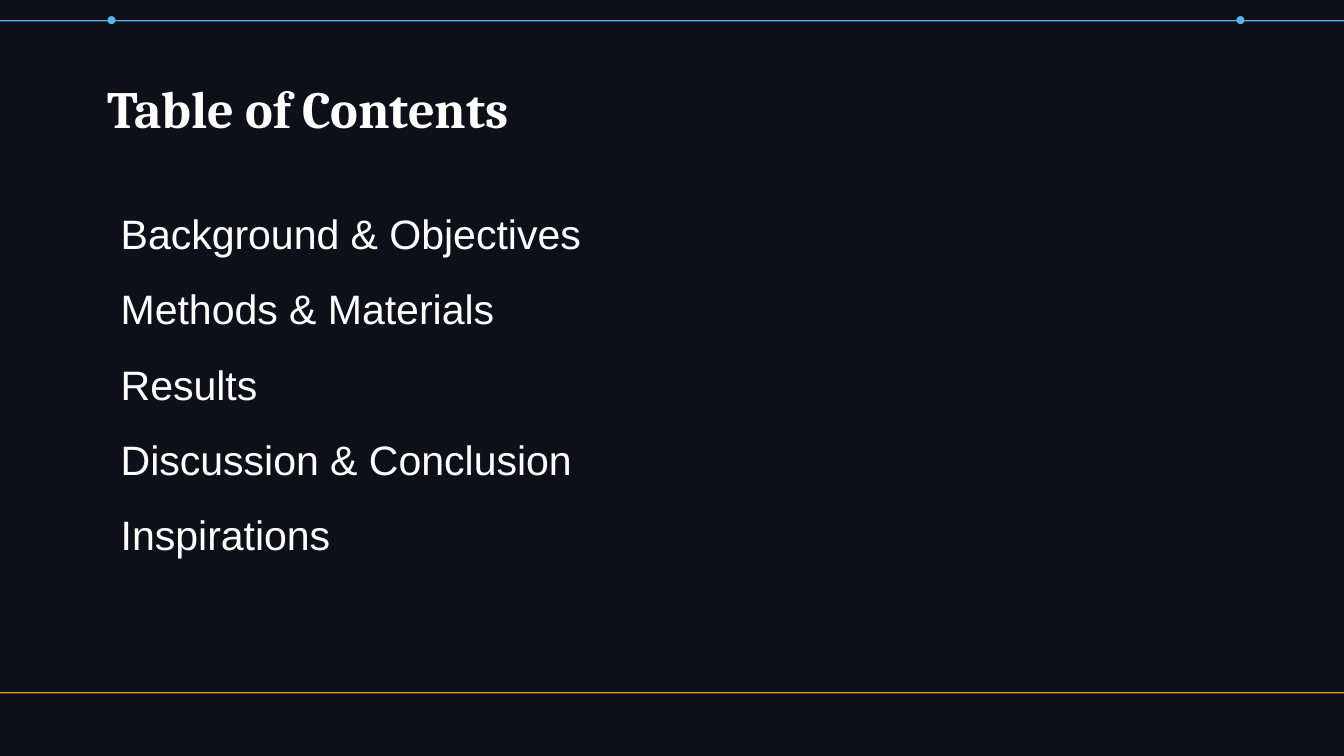
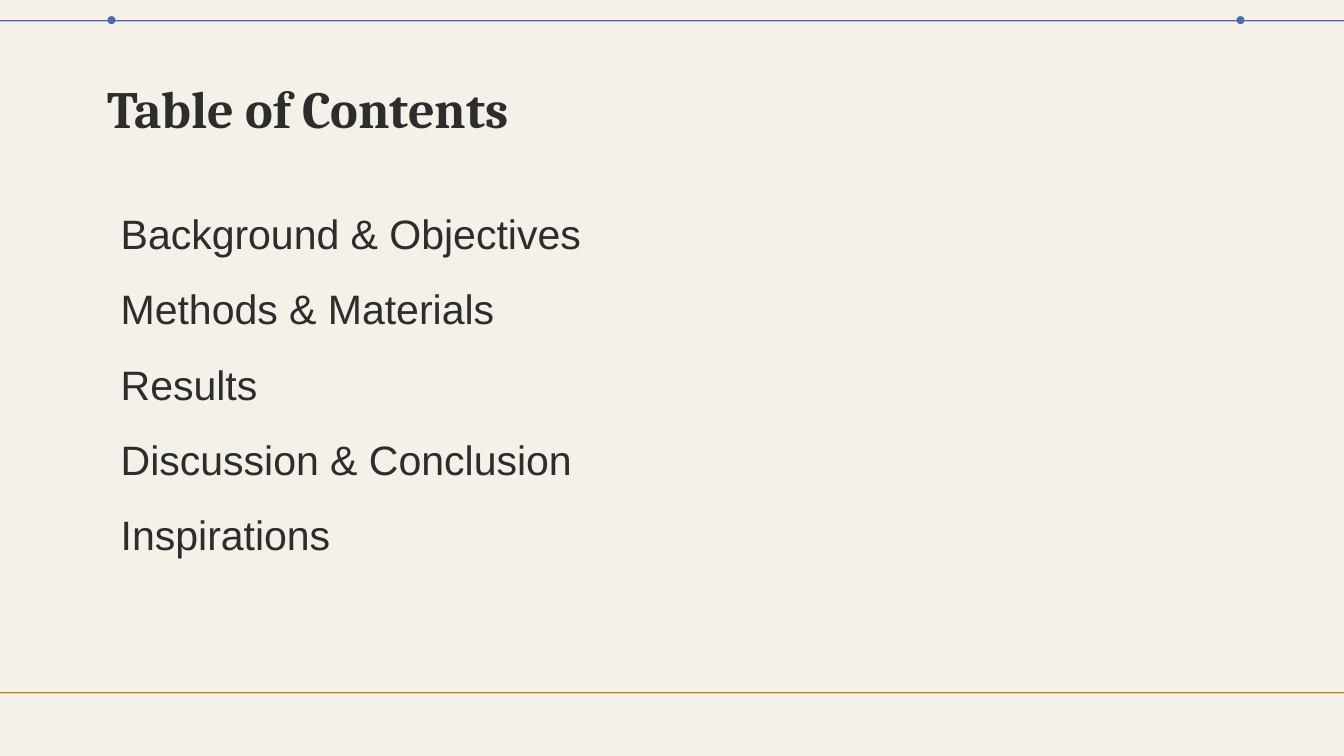
Before and after one commit to ablikimeli/paper2ppt-skill, a slide deck: slide 3 of templates/samples/template_nature.pptx. Drawn at 1344x756 pixels with LibreOffice and Linux fonts; fonts in the diff are those of the drawing. Boxes give left, top, right and bottom in pixels: in the first picture for what was removed or moved away, otherwise in the second. Text is boxed around its words. In the diff, an @@ line names an element or a change of style, - is before the commit and + after.

```diff
--- a/templates/samples/template_nature.pptx
+++ b/templates/samples/template_nature.pptx
@@ rectangle at (0,0,1344,755): fill #0F0F1A to #F5F0E8 @@
@@ fill #56B4E9 to #4A6FA5 in 3 elements at (0,20,1344,22), (108,16,116,24), (1236,16,1245,24) @@
@@ text "Table of Contents" at (107,91,508,129): text colour #FFFFFF to #2D2D2D @@
@@ text "Background & Objectives" at (121,219,580,559): text colour #FFFFFF to #2D2D2D @@
@@ rectangle at (0,692,1344,694): fill #E69F00 to #B8860B @@
```
Also in this commit, not shown: 2 other slides changed, 11 other files.
